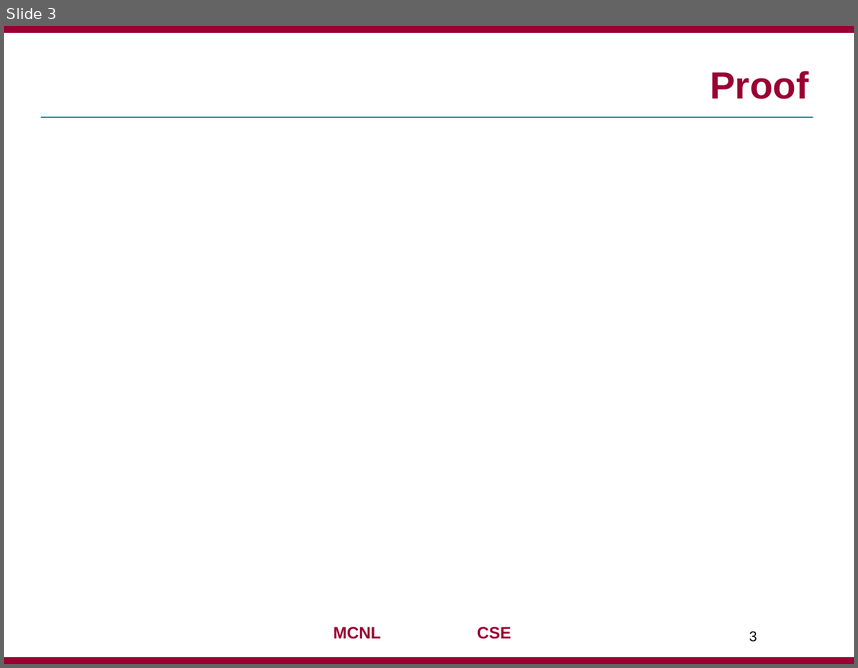
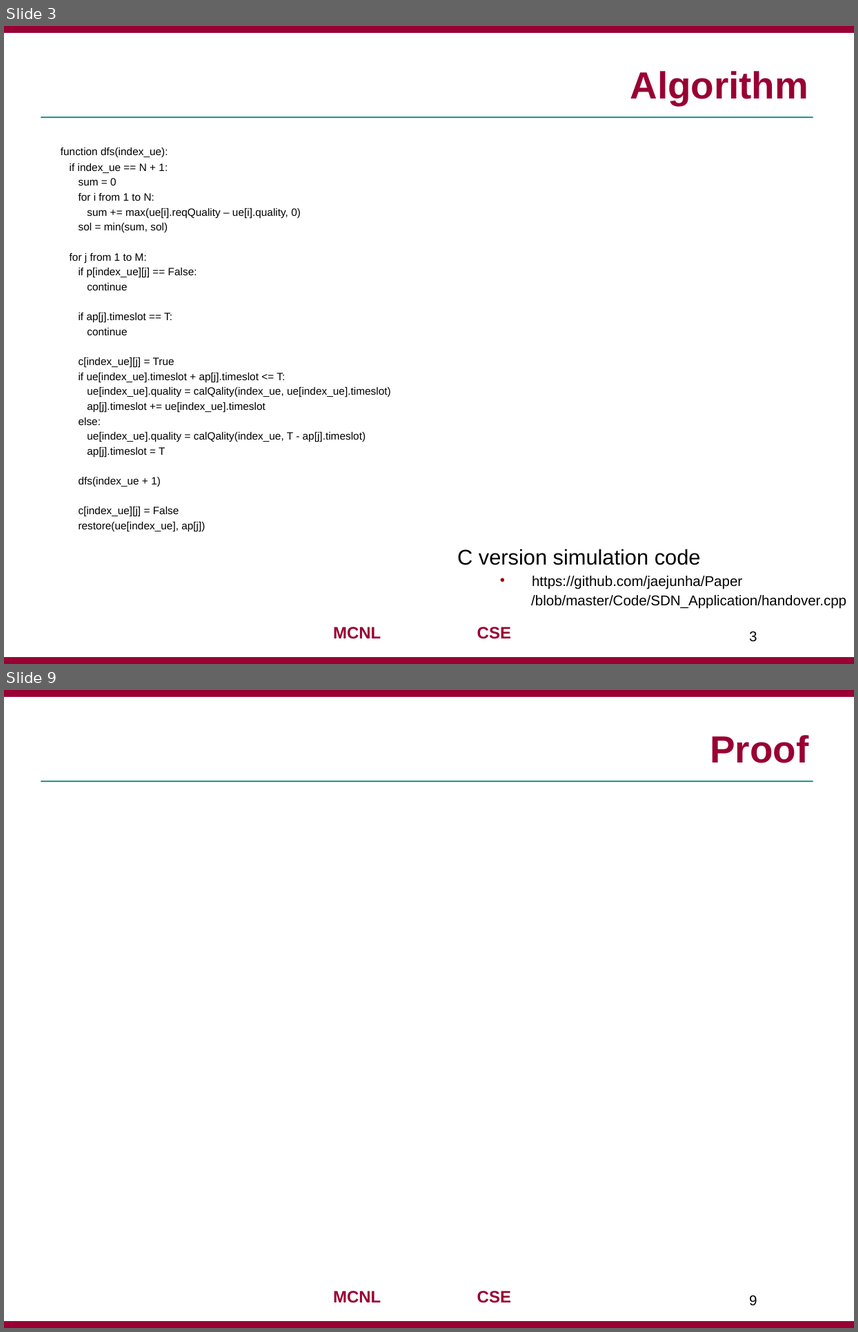
Before and after one commit to jaejunha/Paper, a slide deck: Daily(written_in_Korean)/181116.pptx. Shown one above the other, each under a label of ours: slide 3 before the commit, slides 3 and 9 after it; the slides between them are not shown. The pictures are 858x668 and 858x1332 pixels, drawn with LibreOffice and Linux fonts; fonts in the diff are those of the drawing; grey boxes stand for pictures; background and template pictures are left out. Boxes give left, top, right and bottom in pixels: in the first picture for what was removed or moved away, otherwise in the second. Text is boxed around its words. In the diff, an @@ line names an element or a change of style, - is before the commit and + after.

```diff
--- a/Daily(written_in_Korean)/181116.pptx
+++ b/Daily(written_in_Korean)/181116.pptx
@@ slide 3 added at (x1=4, y1=26, x2=854, y2=664), background #FFFFFF; not listed: 4 template elements that a slide beside it also shows @@
@@ title added at (x1=631, y1=71, x2=809, y2=105), 32 pt, text #990033, bold @@
+Algorithm
@@ text added at (x1=61, y1=147, x2=391, y2=531), 9 pt, text #000000 @@
+function dfs(index_ue):
+if index_ue == N + 1:
+sum = 0
+for i from 1 to N:
+sum += max(ue[i].reqQuality – ue[i].quality, 0)
+sol = min(sum, sol)
+for j from 1 to M:
+if p[index_ue][j] == False:
+continue
+if ap[j].timeslot == T:
+continue
+c[index_ue][j] = True
+if ue[index_ue].timeslot + ap[j].timeslot <= T:
+ue[index_ue].quality = calQality(index_ue, ue[index_ue].timeslot)
+ap[j].timeslot += ue[index_ue].timeslot
+else:
+ue[index_ue].quality = calQality(index_ue, T - ap[j].timeslot)
+ap[j].timeslot = T
+dfs(index_ue + 1)
+c[index_ue][j] = False
+restore(ue[index_ue], ap[j])
@@ text added at (x1=457, y1=548, x2=846, y2=608), 12 pt, text #000000 @@
+C version simulation code
+  • https://github.com/jaejunha/Paper
+  /blob/master/Code/SDN_Application/handover.cpp
@@ page number added at (x1=749, y1=630, x2=757, y2=641), 12 pt, text #000000 @@
+3
@@ what was slide 3 is now slide 9 @@
@@ page number at (x1=749, y1=1294, x2=757, y2=1305): text changed @@
-3
+9
```
Also in this commit, not shown: 1 slide changed, 7 other slides added, 1 slide removed.
